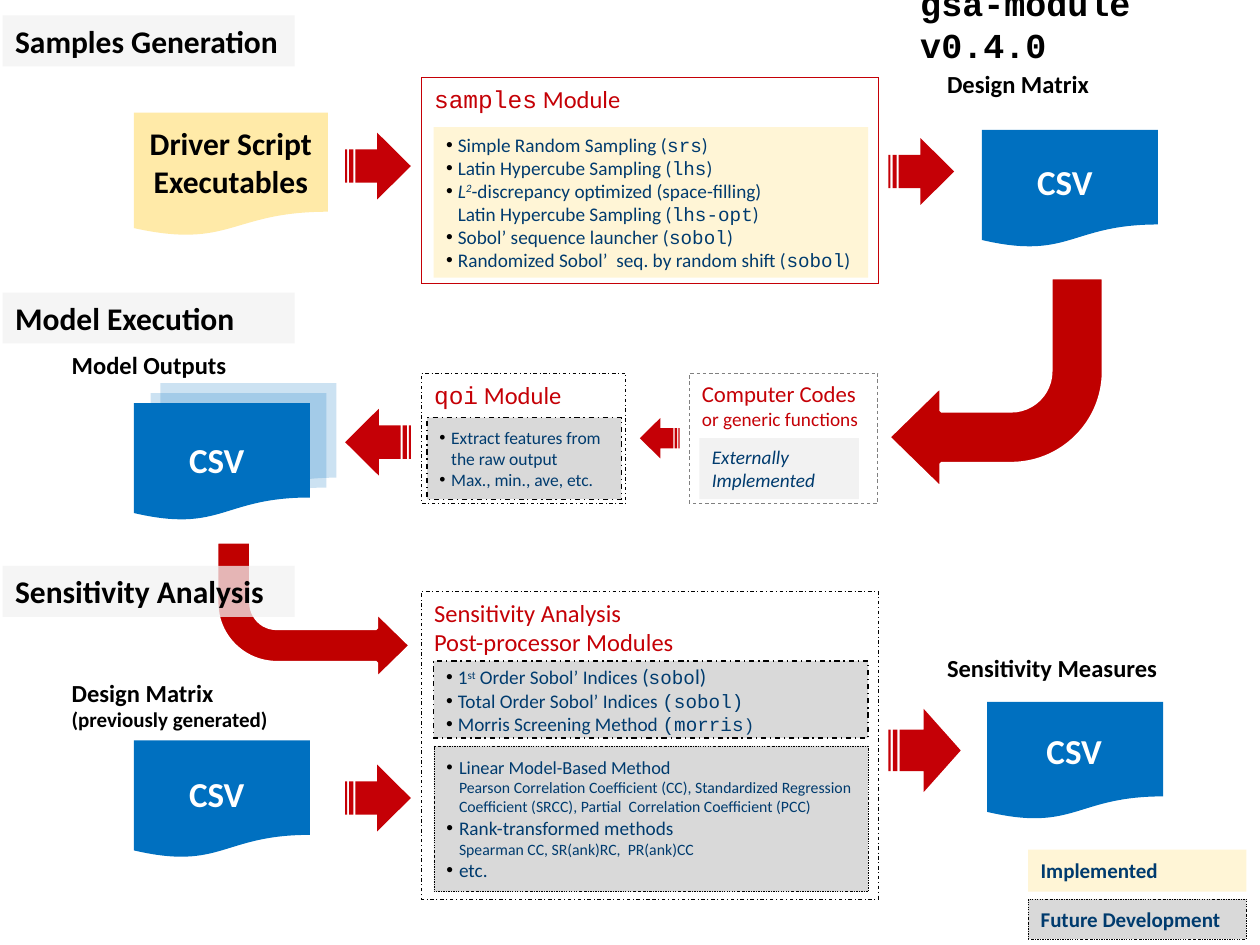
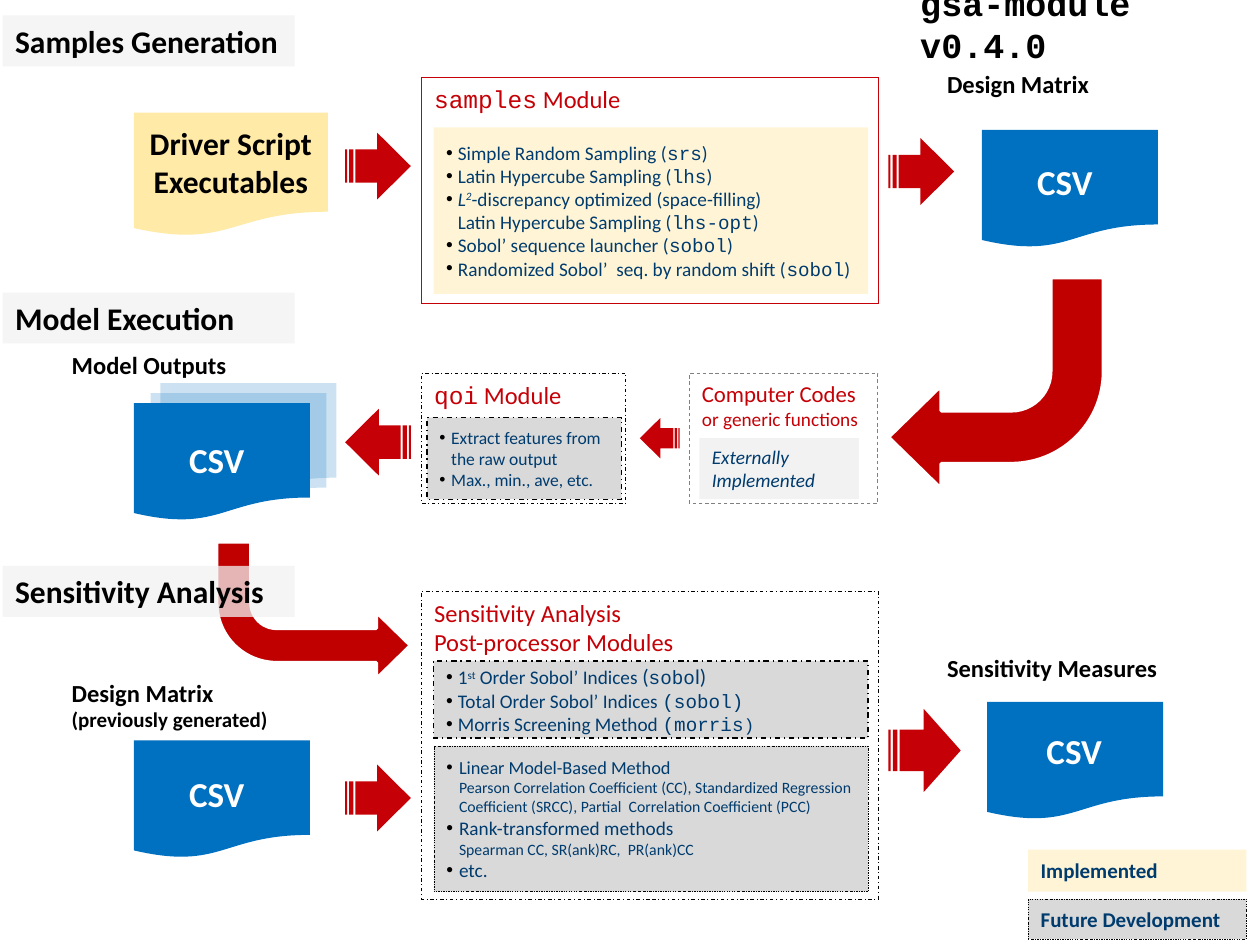
Before and after one commit to damar-wicaksono/gsa-module, a slide deck: slide 3 of docs/figures/flowchart.pptx. Drawn at 1260x945 pixels with LibreOffice and Linux fonts; fonts in the diff are those of the drawing. Boxes give left, top, right and bottom in pixels: in the first picture for what was removed or moved away, otherwise in the second. Text is boxed around its words. In the diff, an @@ line names an element or a change of style, - is before the commit and + after.

```diff
--- a/docs/figures/flowchart.pptx
+++ b/docs/figures/flowchart.pptx
@@ rectangle "samples Module" resized from (x1=422, y1=78, x2=878, y2=285) to (x1=422, y1=78, x2=878, y2=305) @@
@@ rectangle "Simple Random Sampling (srs)" resized from (x1=433, y1=127, x2=868, y2=277) to (x1=433, y1=127, x2=868, y2=294) @@
```
Also in this commit, not shown: 1 slide added, 1 other file.
